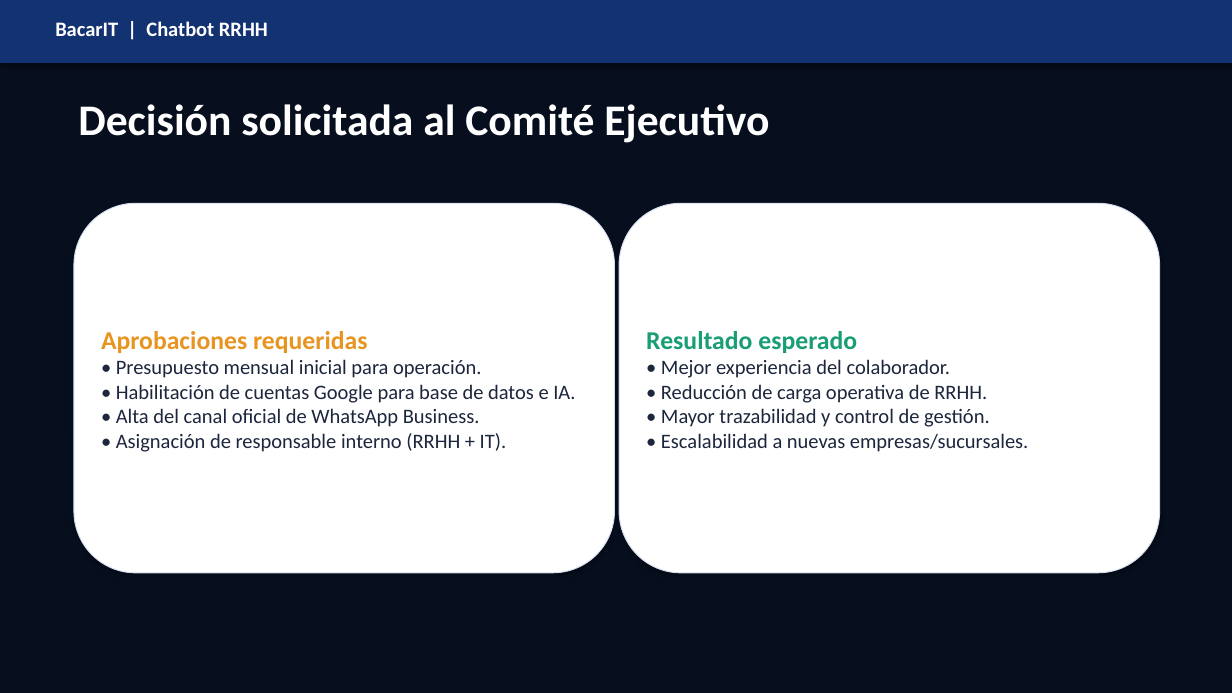
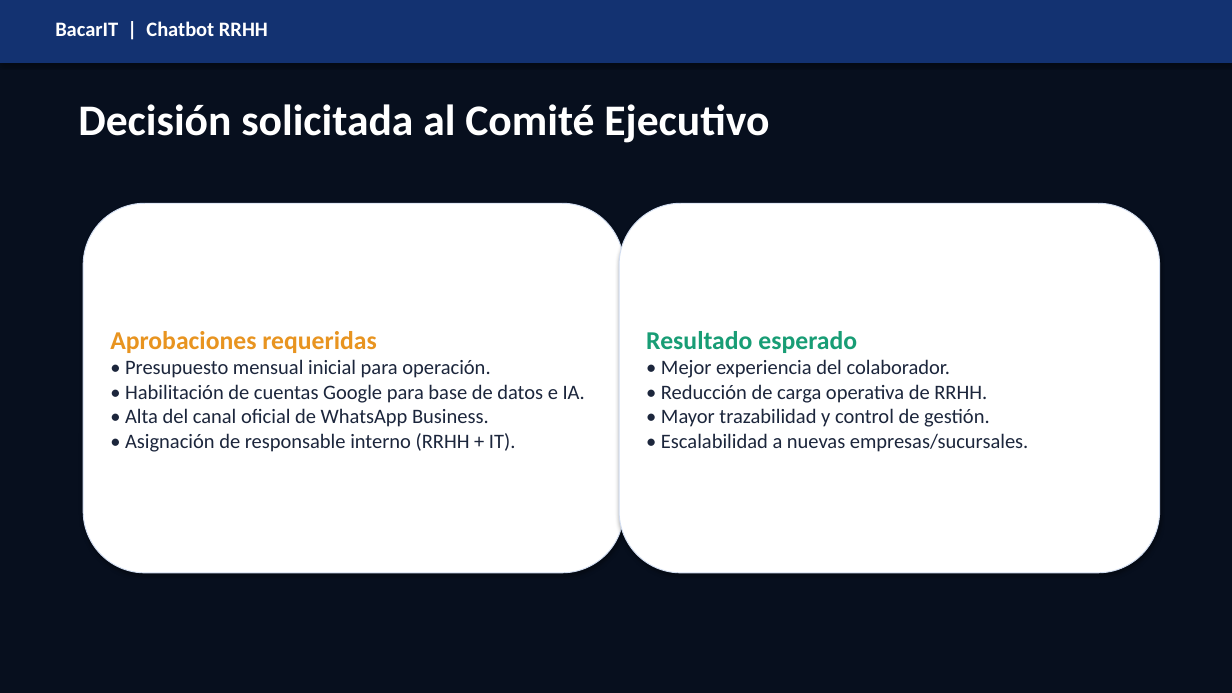
Before and after one commit to deboraq/ChatBotRRHH, a slide deck: slide 9 of docs/Presentacion_Chatbot_RRHH_Bacar.pptx. Drawn at 1232x693 pixels with LibreOffice and Linux fonts; fonts in the diff are those of the drawing; background and template pictures are left out; a plain dark background stands for a picture behind light text. Boxes give left, top, right and bottom in pixels: in the first picture for what was removed or moved away, otherwise in the second. Text is boxed around its words. In the diff, an @@ line names an element or a change of style, - is before the commit and + after.

```diff
--- a/docs/Presentacion_Chatbot_RRHH_Bacar.pptx
+++ b/docs/Presentacion_Chatbot_RRHH_Bacar.pptx
@@ rounded rectangle "Aprobaciones requeridas": place and size @@
-rounded rectangle "Aprobaciones requeridas" at box(74, 203, 615, 573)
+rounded rectangle "Aprobaciones requeridas" at box(83, 203, 624, 573)
```
Also in this commit, not shown: 1 other slide changed, 1 other file.
